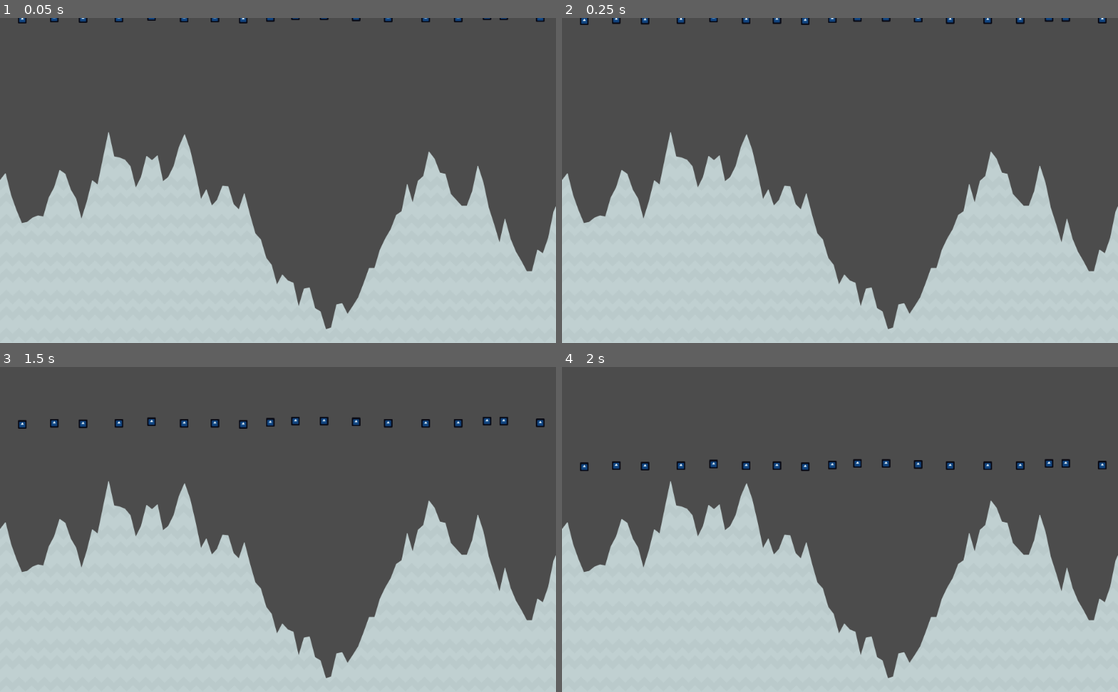
Above: before the commit, frames 1-4 (two rows, left to right).
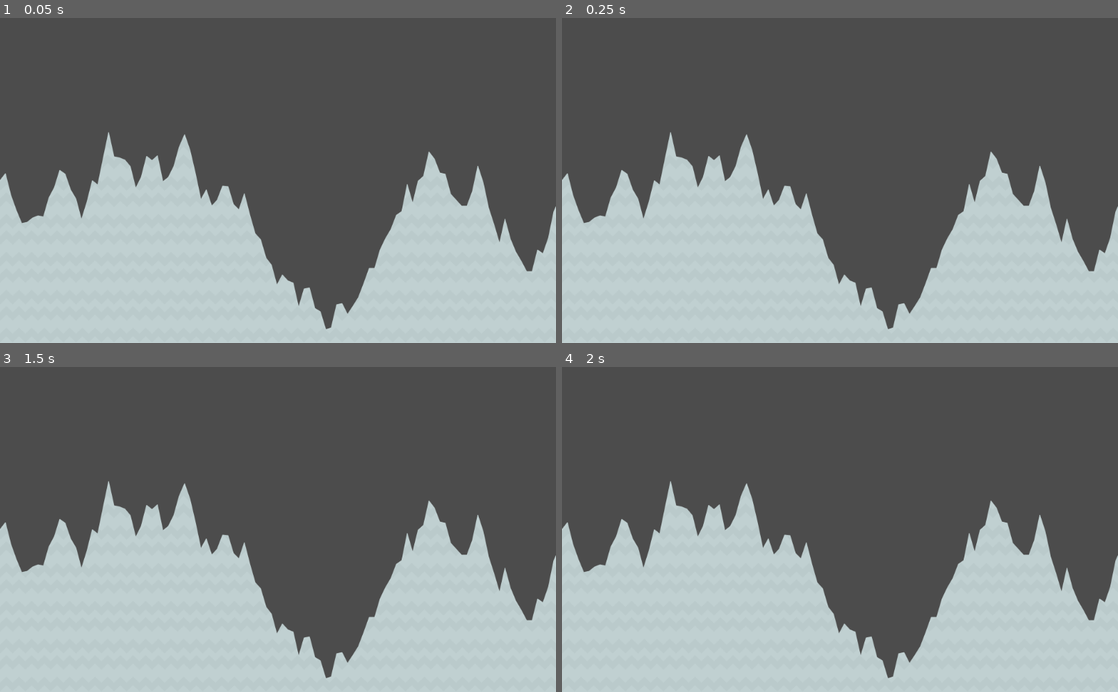
Above: after the commit, the same moments.

Repository: progyan/spacebots-mini
Game: Godot game, scene res://scenes/Main.tscn
The game is run twice, just before and just after one commit, with the same random seed, the same clock (stepped at 60 frames per second) and the same inputs. The engine's default icon, where the game draws it, is replaced by a stand-in: a white triangle on a blue panel in a dark square.
Inputs:
- Up to frame 1 (0.05 s): no input
- Up to frame 2 (0.25 s): no input
- Up to frame 3 (1.5 s): no input
- Up to frame 4 (2 s): no input

The runs differ from the first frame. In frame 1, 0.3% of the frame differs, in the area x 3-98%, y 0-2%; in frame 2, 0.5%; in frame 3, 0.7%; in frame 4, 0.8%, in the area x 3-98%, y 28-33%.

Commit message:
Added the "Astronaut" scene and some new textures

Diff:
--- /dev/null
+++ b/scenes/Astronaut.tscn
@@ -0,0 +1,47 @@
+[gd_scene load_steps=9 format=2]
+
+[ext_resource path="res://images/players/alienGreen.png" type="Texture" id=1]
+[ext_resource path="res://images/players/alienGreen_walk2.png" type="Texture" id=2]
+[ext_resource path="res://images/players/alienGreen_walk1.png" type="Texture" id=3]
+[ext_resource path="res://images/players/alienGreen_swim2.png" type="Texture" id=4]
+[ext_resource path="res://images/players/alienGreen_stand.png" type="Texture" id=5]
+[ext_resource path="res://images/players/alienGreen_jump.png" type="Texture" id=6]
+[ext_resource path="res://images/players/alienGreen_swim1.png" type="Texture" id=7]
+
+[sub_resource type="SpriteFrames" id=1]
+animations = [ {
+"frames": [ ExtResource( 1 ) ],
+"loop": true,
+"name": "default",
+"speed": 5.0
+}, {
+"frames": [ ExtResource( 6 ) ],
+"loop": true,
+"name": "jump",
+"speed": 5.0
+}, {
+"frames": [ ExtResource( 7 ), ExtResource( 4 ) ],
+"loop": true,
+"name": "fly",
+"speed": 5.0
+}, {
+"frames": [ ExtResource( 3 ), ExtResource( 2 ) ],
+"loop": true,
+"name": "walk",
+"speed": 4.0
+}, {
+"frames": [ ExtResource( 5 ) ],
+"loop": true,
+"name": "skid",
+"speed": 5.0
+} ]
+
+[node name="Astronaut" type="KinematicBody2D"]
+
+[node name="CollisionPolygon2D" type="CollisionPolygon2D" parent="."]
+polygon = PoolVector2Array( -21.4296, -40.1467, -32.0362, -24.5903, -32.0362, -5.49837, -25.6722, 7.93671, -20.7225, 25.6144, -9.40872, 46.1206, 6.14767, 46.1206, 18.1685, 29.15, 25.2396, 7.2296, 32.3107, -3.37703, 30.8965, -23.8832, 20.9969, -41.5609, -0.923416, -45.0964 )
+
+[node name="Sprite" type="AnimatedSprite" parent="."]
+frames = SubResource( 1 )
+animation = "walk"
+playing = true
--- a/scenes/Main.tscn
+++ b/scenes/Main.tscn
@@ -1,10 +1,7 @@
-[gd_scene load_steps=3 format=2]
+[gd_scene load_steps=2 format=2]
 
 [ext_resource path="res://scenes/Terrain.tscn" type="PackedScene" id=1]
-[ext_resource path="res://scenes/TestRigids.tscn" type="PackedScene" id=2]
 
 [node name="Main" type="Node2D"]
 
 [node name="Terrain" parent="." instance=ExtResource( 1 )]
-
-[node name="TestRigids" parent="." instance=ExtResource( 2 )]
Binary file added: images/players/alienGreen_swim1.png
Not shown, added: images/players/alienGreen_swim1.png.import
Binary file added: images/players/alienGreen_swim2.png
Not shown, added: images/players/alienGreen_swim2.png.import
